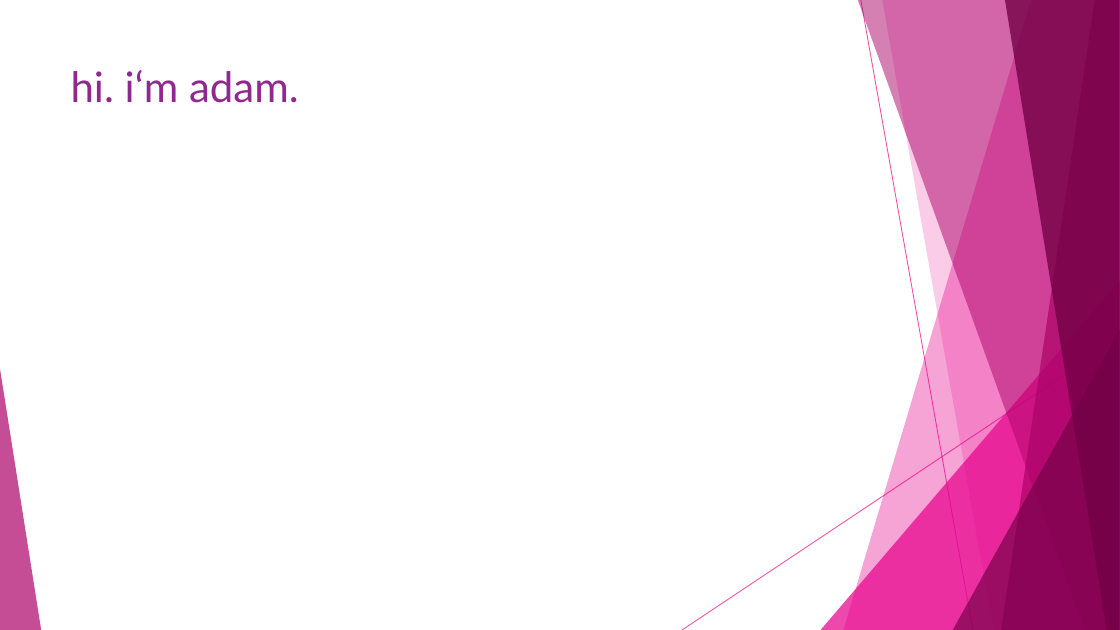
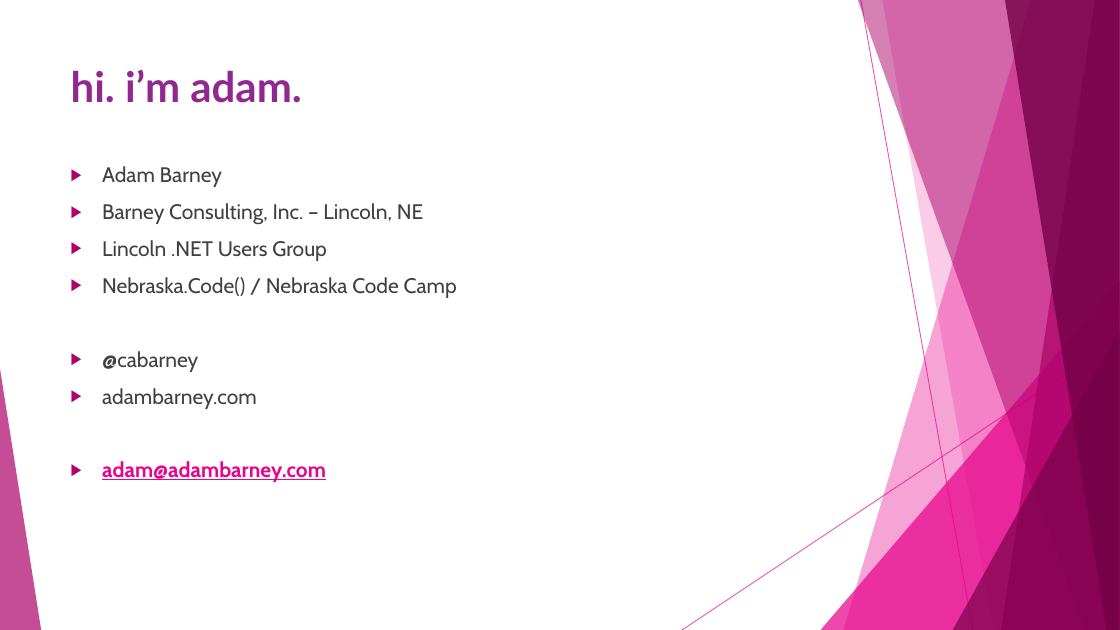
Before and after one commit to cabarney/Meet-Aurelia-Talk, a slide deck: slide 2 of Slides.pptx. Drawn at 1120x630 pixels with LibreOffice and Linux fonts; fonts in the diff are those of the drawing; background and template pictures are left out. Boxes give left, top, right and bottom in pixels: in the first picture for what was removed or moved away, otherwise in the second. Text is boxed around its words. In the diff, an @@ line names an element or a change of style, - is before the commit and + after.

```diff
--- a/Slides.pptx
+++ b/Slides.pptx
@@ title at <box>71,69,302,103</box>: text changed; bold on @@
-hi. i‘m adam.
+hi. i’m adam.
@@ text added at <box>102,166,457,482</box>, 18 pt, text #404040 @@
+▶ Adam Barney
+▶ Barney Consulting, Inc. – Lincoln, NE
+▶ Lincoln .NET Users Group
+▶ Nebraska.Code() / Nebraska Code Camp
+▶ @cabarney
+▶ adambarney.com
+▶ adam@adambarney.com
```
Also in this commit, not shown: 4 other slides changed.
